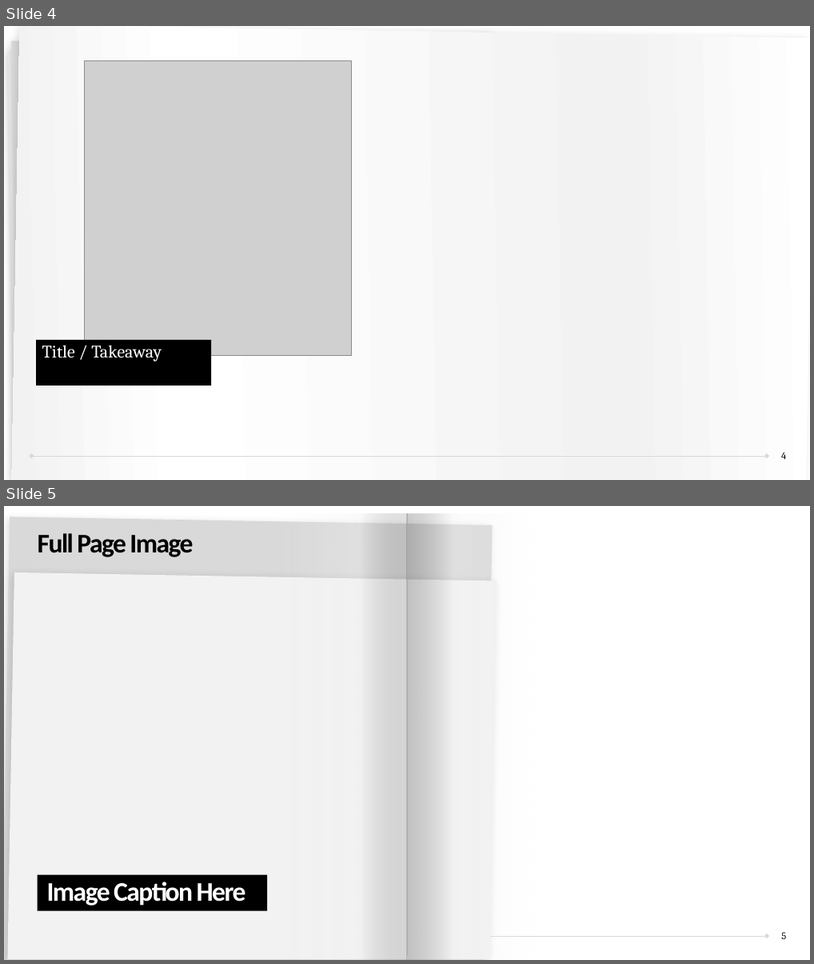
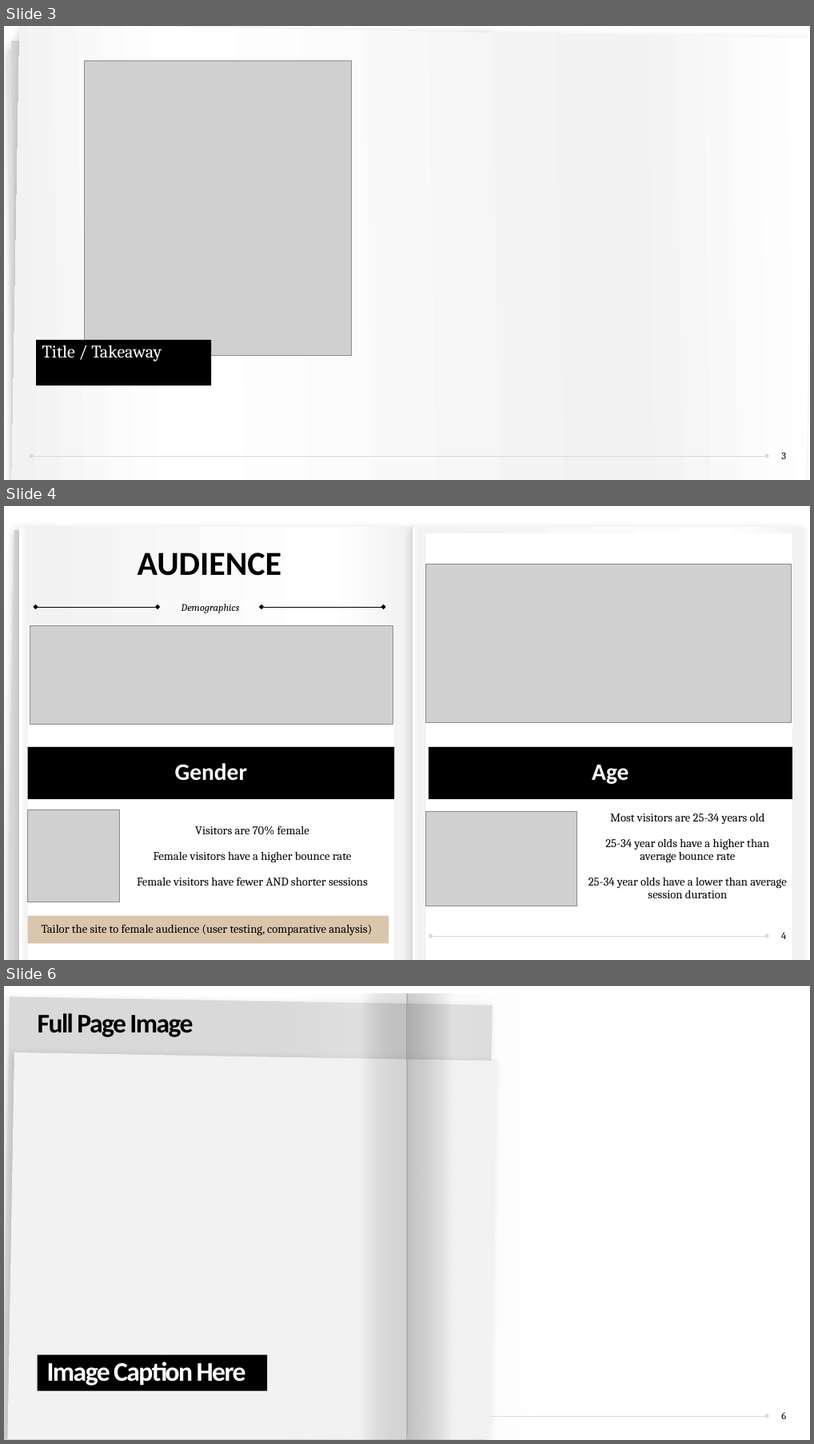
Before and after one commit to sibineejokela/Google_Analytics, a slide deck: Google_Analytics_ZJPhotography.pptx. Shown one above the other, each under a label of ours: slides 4 and 5 before the commit, slides 3, 4 and 6 after it; the slides between them are not shown. The pictures are 814x964 and 814x1444 pixels, drawn with LibreOffice and Linux fonts; fonts in the diff are those of the drawing; grey boxes stand for pictures. Boxes give left, top, right and bottom in pixels: in the first picture for what was removed or moved away, otherwise in the second. Text is boxed around its words. In the diff, an @@ line names an element or a change of style, - is before the commit and + after.

```diff
--- a/Google_Analytics_ZJPhotography.pptx
+++ b/Google_Analytics_ZJPhotography.pptx
@@ slide 4 added at (4, 506, 810, 960), background #FFFFFF; not listed: 1 template element that a slide beside it also shows @@
@@ group added at (7, 527, 804, 960): 2 freeform shapes, 2 rectangles, 1 line @@
@@ text added at (138, 552, 282, 576), 40 pt, text #000000, bold @@
+AUDIENCE
@@ rectangle added at (426, 534, 793, 960), fill #FFFFFF @@
@@ picture added at (426, 564, 792, 723) @@
@@ rectangle added at (27, 624, 394, 960), fill #FFFFFF @@
@@ double arrow added from (35, 607) to (158, 607), #000000 0.5 pt @@
@@ text added at (182, 604, 240, 613), 12 pt, text #000000, italic @@
+Demographics
@@ double arrow added from (262, 607) to (384, 607), #000000 0.5 pt @@
@@ picture added at (30, 626, 393, 724) @@
@@ text added at (27, 747, 394, 799), fill #000000, 28 pt, text #FFFFFF, bold @@
+Gender
@@ text added at (429, 747, 793, 799), fill #000000, 28 pt, text #FFFFFF, bold @@
+Age
@@ picture added at (27, 810, 119, 902) @@
@@ picture added at (426, 811, 578, 906) @@
@@ text added at (589, 813, 786, 898), 14 pt, text #000000 @@
+Most visitors are 25-34 years old
+25-34 year olds have a higher than average bounce rate
+25-34 year olds have a lower than average session duration
@@ text added at (137, 825, 368, 885), 14 pt, text #000000 @@
+Visitors are 70% female
+Female visitors have a higher bounce rate
+Female visitors have fewer AND shorter sessions
@@ text added at (27, 916, 389, 944), fill #CDB18F at 73% opacity, 14 pt, text #000000 @@
+Tailor the site to female audience (user testing, comparative analysis)
@@ double arrow added from (431, 936) to (767, 936), #D9D9D9 0.25 pt @@
@@ page number added at (782, 932, 786, 939), 12 pt, text #000000 @@
+4
@@ what was slide 4 is now slide 3 @@
@@ page number at (782, 452, 786, 459): text changed @@
-4
+3
@@ what was slide 5 is now slide 6 @@
@@ page number at (782, 1412, 786, 1419): text changed @@
-5
+6
```
Also in this commit, not shown: 2 other slides added, 2 slides removed, 6 other files.
